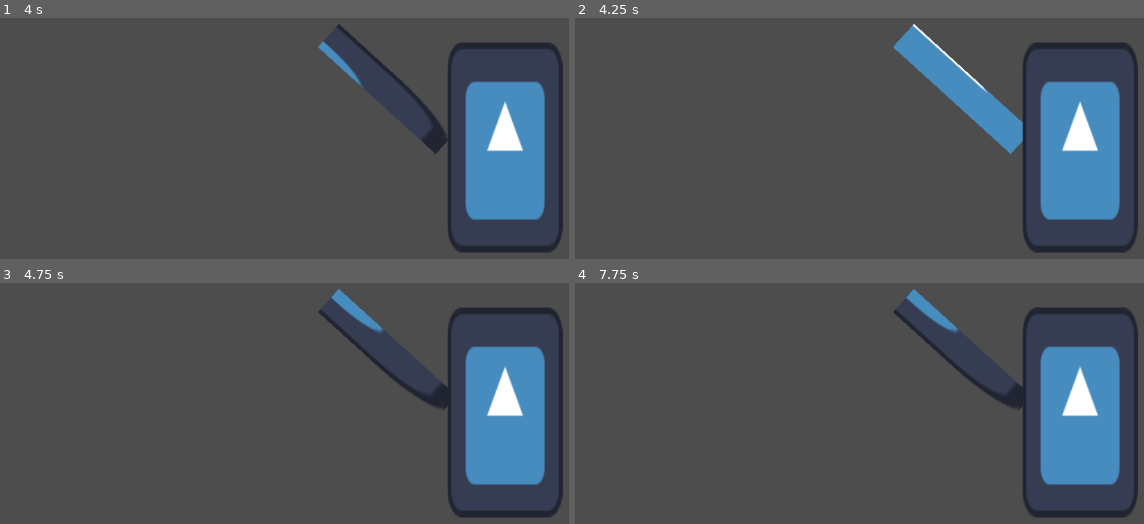
Above: before the commit, frames 1-4 (two rows, left to right).
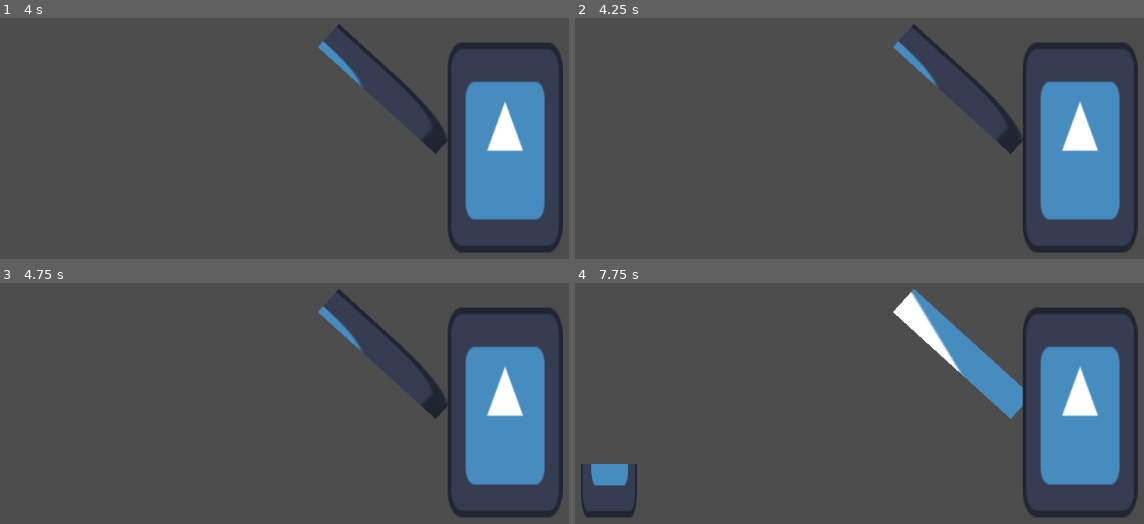
Above: after the commit, the same moments.

Repository: Inquisitor718/Casa-de-Penguin
Game: Godot game, scene res://Pond.tscn
The game is run twice, just before and just after one commit, with the same random seed, the same clock (stepped at 60 frames per second) and the same inputs. This scene is started directly instead of the project's main scene. The engine's default icon, where the game draws it, is replaced by a stand-in: a white triangle on a blue panel in a dark square.
Inputs (mouse positions are in pixels of both pictures, inside the frame that each line leads up to):
- Up to frame 1 (4 s): click (506, 148) at 0.5 s; click (506, 148) at 1.25 s; click (506, 148) at 2 s; tap Enter at 2.75 s; tap Space at 3.5 s
- Up to frame 2 (4.25 s): no input
- Up to frame 3 (4.75 s): no input
- Up to frame 4 (7.75 s): tap Enter at 5, 6.5 s; tap Space at 5.75, 7.25 s

Frame 1 is identical in both runs. In frame 2, 3.4% of the frame differs, in the area x 56-79%, y 2-57%; in frame 3, 1.4%; in frame 4, 4.3%, in the area x 1-79%, y 3-98%.

Commit message:
pond banaya

Diff:
--- a/casa-de-penguin/Pond.gd
+++ b/casa-de-penguin/Pond.gd
@@ -1,31 +1,29 @@
 extends Node2D
 
+@export var fish_interval = 6.0
+@export var reel_interval = 2.0
 var IsFish = false
 @onready var rod: AnimatedSprite2D = $AnimatedSprite2D
+@onready var reel: TextureProgressBar = $reel
 
-# Called when the node enters the scene tree for the first time.
 func _ready() -> void:
 	for i in range(4):
-		await get_tree().create_timer(4.0).timeout
+		await get_tree().create_timer(fish_interval).timeout
 		fish_on_hook()
-
-
-# Called every frame. 'delta' is the elapsed time since the previous frame.
 func _process(delta: float) -> void:
 	pass
-
-
 func fish_on_hook():
 	print("fish on hook")
 	IsFish = true
 	rod.play("default")
-	await get_tree().create_timer(0.5).timeout
+	await get_tree().create_timer(reel_interval).timeout
 	IsFish = false
-
-
 
 func _on_texture_button_pressed() -> void:
 	if IsFish:
-		print("fish caught")
-
-		IsFish = false
+		print("reeling in")
+		reel.value += 12.5
+		if reel.value == 100:
+			print("fish caught")
+			IsFish = false
+			reel.value = 0
--- a/casa-de-penguin/Pond.tscn
+++ b/casa-de-penguin/Pond.tscn
@@ -120,7 +120,7 @@
 }],
 "loop": false,
 "name": &"default",
-"speed": 30.0
+"speed": 1.5
 }]
 
 [node name="Node2D" type="Node2D"]
@@ -149,4 +149,13 @@
 scale = Vector2(1.2932451, 2.3648899)
 texture_normal = ExtResource("2_mck8p")
 
+[node name="reel" type="TextureProgressBar" parent="."]
+offset_left = 69.0
+offset_top = 565.0
+offset_right = 217.06238
+offset_bottom = 693.0
+rotation = -1.5707964
+scale = Vector2(2.3130333, 0.63180476)
+texture_progress = ExtResource("2_mck8p")
+
 [connection signal="pressed" from="TextureButton" to="." method="_on_texture_button_pressed"]
